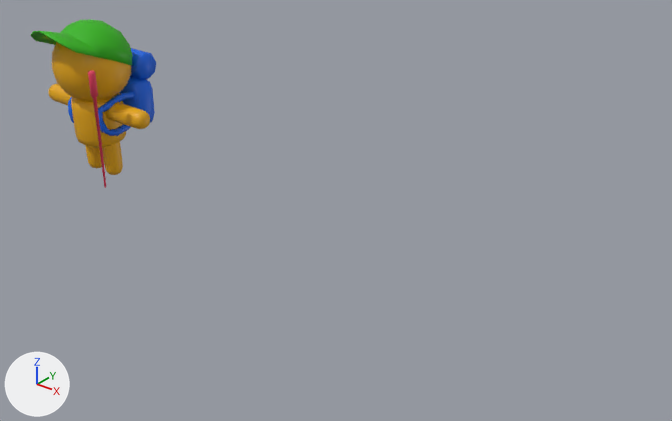
Before and after pictures for a commit that changed the glTF model static/adventurer.gltf.
Rendered twice from a 50 mm lens placed at (7.38, -5.42, 3.83), pointed at (2.99, 0.07, 0.43). Arrows for +X, +Y and +Z are at lower left; the lights stay in place. Where no turn or scale is listed for an object, it has been applied to the vertices. Vertices at the same position are counted once.
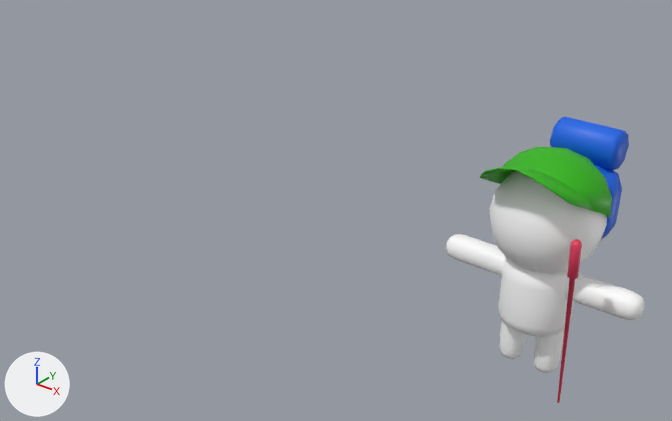
Where the newer file only moved an object's origin or applied its transform, the numbers keep the older frame.

Boxes [x1, y1, x2, y2] around the edits, measured in the pictures (672 x 421 px):
'Simple.Character', recoloured, mesh turned
    before: [49, 42, 150, 175]
    after: [446, 170, 644, 373]
'Cube.001', reshaped, moved, turned, rescaled
    before: [31, 19, 133, 66]
    after: [480, 146, 612, 217]
'Cube', moved, turned, rescaled
    before: [68, 48, 156, 136]
    after: [550, 116, 629, 239]
'Cylinder.001', moved, turned
    before: [88, 70, 106, 188]
    after: [557, 239, 582, 403]
part 1 of me_cube_004, deleted
    before: [31, 19, 133, 66]
part 2 of me_cube_004, added
    after: [480, 146, 612, 217]

The change, as a diff of the scene's bpy script:
```diff
--- a/static/adventurer.gltf.py
+++ b/static/adventurer.gltf.py
@@ mat_material_002 @@
 n0 = _N.new('ShaderNodeBsdfPrincipled'); n0.name = 'Principled BSDF'
 n1 = _N.new('ShaderNodeOutputMaterial'); n1.name = 'Material Output'
-n2 = _N.new('ShaderNodeMix'); n2.name = 'Mix'
-n2.data_type = 'RGBA'
-n2.blend_type = 'MULTIPLY'
-n2.inputs[0].default_value = 1.0  # 'Factor'
-n2.inputs[7].default_value = (0.8, 0.394, 0.0, 1.0)  # 'B', yellow #e7a800
 n3 = _N.new('ShaderNodeVertexColor'); n3.name = 'Color Attribute'
 _L.new(n0.outputs[0], n1.inputs[0])  # 'BSDF' to 'Surface'
-_L.new(n2.outputs[2], n0.inputs[0])  # 'Result' to 'Base Color'
-_L.new(n3.outputs[0], n2.inputs[6])  # 'Color' to 'A'
+_L.new(n3.outputs[0], n0.inputs[0])  # 'Color' to 'Base Color'
@@ me_cube_002 @@
 me_cube_002.from_pydata(...)  # 826 vertices, 1598 faces; spans x -0.73..0.73, y -0.39..0.37, z -0.35..1.18
 # used by ob_simple_character; location = (0.0, 0.0, 0.343)
+# me_cube_002 part 3: the whole mesh is turned -4 degrees about the x axis through its middle and scaled by 0.988, then moved by (5.03, -0.28, -0.02)
 me_cube_002.materials.append(mat_material_002)
@@ me_cube_004 @@
 # used by ob_cube_001; location = (-0.002, 0.017, 1.197); rotation_euler = (-0.14, 0.0, 0.0), in degrees (-8, 0, 0); scale = (1.05, 1.02, 1.02)
-me_cube_004.from_pydata(...)  # 142 vertices, 280 faces; spans x -0.366..0.366, y -0.598..0.357, z -0.084..0.366
+me_cube_004.from_pydata(...)  # 142 vertices, 280 faces; spans x -2.952..2.945, y -1.622..5.952, z -9.373..-6.006
+# me_cube_004 part 1: 142 vertices removed from x -0.366..0.366, y -0.598..0.357, z -0.084..0.366
+# me_cube_004 part 2: 142 vertices added at x -2.952..2.945, y -1.622..5.952, z -9.373..-6.006
 me_cube_004.materials.append(mat_material_003)
@@ ob_cube @@
 ob_cube = bpy.data.objects.new('Cube', me_cube_001)
-ob_cube.location = (0.014, 0.379, 0.68)
-ob_cube.scale = (0.284, 0.144, 0.258)
+ob_cube.location = (5.044, 0.115, 1.125)
+ob_cube.rotation_euler = (-0.0704, 0.0, 0.0)  # degrees (-4, 0, 0)
+ob_cube.scale = (0.289, 0.146, 0.262)
@@ ob_cylinder_001 @@
 ob_cylinder_001 = bpy.data.objects.new('Cylinder.001', me_cylinder_002)
-ob_cylinder_001.location = (0.353, -0.282, 0.013)
-ob_cylinder_001.rotation_euler = (0.185, 0.0728, -0.0053)  # degrees (11, 4.2, -0.3)
+ob_cylinder_001.location = (5.404, -0.593, -0.005)
+ob_cylinder_001.rotation_euler = (0.0833, -0.00108, -3.014)  # degrees (4.8, -0.1, -173)
 ob_cylinder_001.scale = (1.08, 1.08, 1.08)
@@ ob_cube_001 @@
 ob_cube_001 = bpy.data.objects.new('Cube.001', me_cube_004)
-ob_cube_001.location = (-0.002, 0.017, 1.197)
-ob_cube_001.rotation_euler = (-0.14, 0.0, 0.0)  # degrees (-8, 0, 0)
-ob_cube_001.scale = (1.05, 1.02, 1.02)
+ob_cube_001.location = (5.029, -0.305, 0.331)
+ob_cube_001.rotation_euler = (2.88, 0.0, 0.0)  # degrees (165, 0, 0)
+ob_cube_001.scale = (0.133, 0.133, 0.133)
```
